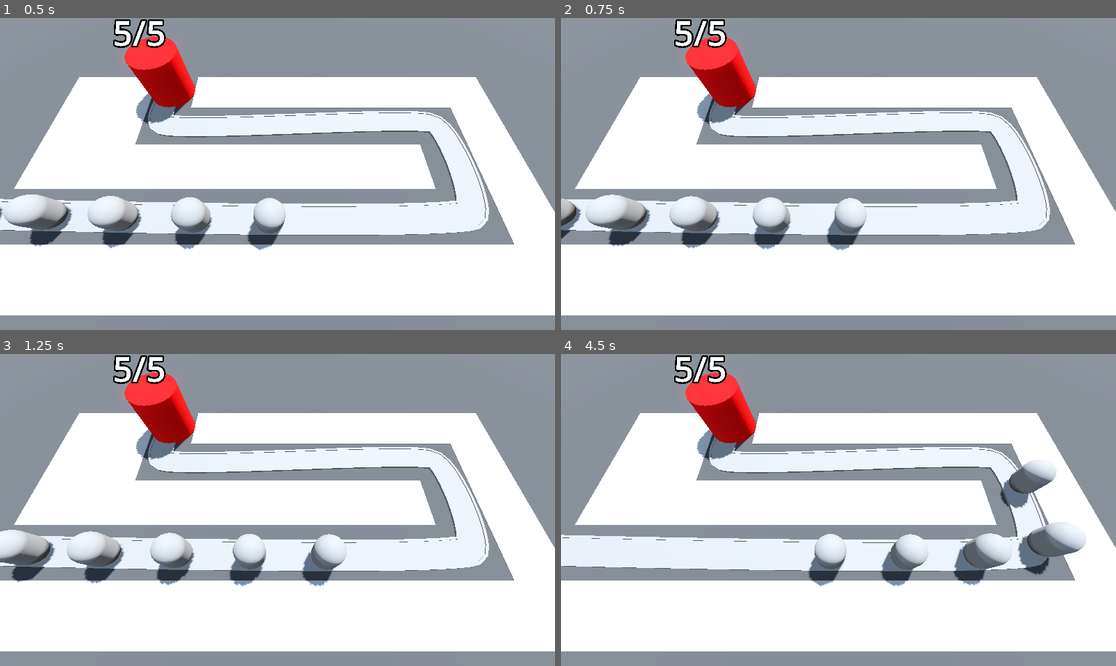
Above: before the commit, frames 1-4 (two rows, left to right).
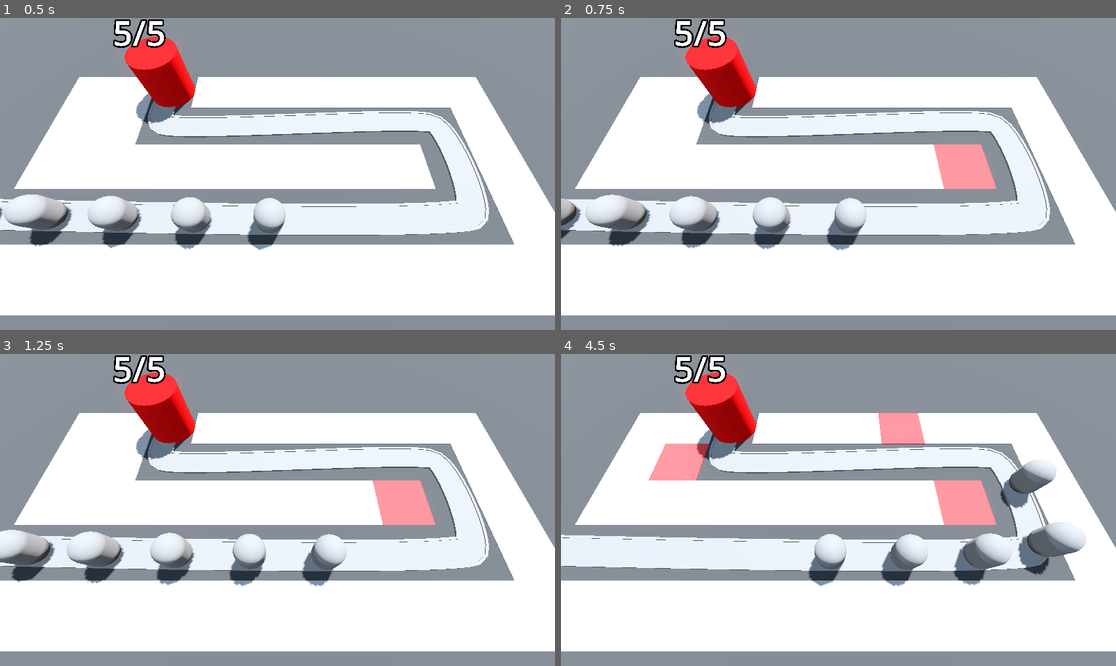
Above: after the commit, the same moments.

Repository: Declin-Anderson/Barbarian-Blaster
Game: Godot game, scene res://BaseLevel.tscn
Same seed, same stepped clock (60 frames per second), same inputs: the game is played once before the commit and once after it.
Inputs (mouse positions are in pixels of both pictures, inside the frame that each line leads up to):
- Up to frame 1 (0.5 s): no input
- Up to frame 2 (0.75 s): move the mouse to (960, 158) at 0.52 s; press the mouse at (960, 158) at 0.53 s
- Up to frame 3 (1.25 s): no input
- Up to frame 4 (4.5 s): move the mouse to (727, 525) at 1.27 s; release the mouse at (727, 525) at 1.28 s; click (727, 525) at 1.35 s; move the mouse to (894, 441) at 2.02 s; press the mouse at (894, 441) at 2.03 s; move the mouse to (810, 572) at 2.77 s; release the mouse at (810, 572) at 2.78 s; click (810, 572) at 2.85 s; move the mouse to (1005, 556) at 3.52 s; press the mouse at (1005, 556) at 3.53 s; move the mouse to (672, 463) at 4.27 s; release the mouse at (672, 463) at 4.28 s; click (672, 463) at 4.35 s

Frame 1 is identical in both runs. In frame 2, 1.3% of the frame differs, in the area x 67-79%, y 40-55%; in frame 3, 1.3%; in frame 4, 3.0%, in the area x 15-79%, y 18-55%.

Commit message:
Added a raycast object and started building turret

Diff:
--- a/BaseLevel.tscn
+++ b/BaseLevel.tscn
@@ -1,5 +1,6 @@
-[gd_scene load_steps=9 format=3 uid="uid://d1ah2nq55gt07"]
+[gd_scene load_steps=10 format=3 uid="uid://d1ah2nq55gt07"]
 
+[ext_resource type="PackedScene" uid="uid://cjfrpacbxtf7f" path="res://RayPickerCamera/ray_picker_camera.tscn" id="1_77rip"]
 [ext_resource type="MeshLibrary" uid="uid://lmj7mnxr1cr7" path="res://MeshLibraries/SpaceLibrary.tres" id="1_husv4"]
 [ext_resource type="PackedScene" uid="uid://bek4hhiux4fpr" path="res://Enemy/enemy.tscn" id="2_en7hd"]
 [ext_resource type="PackedScene" uid="uid://c5ao1oydtg25s" path="res://Base/base.tscn" id="3_d78lr"]
@@ -41,8 +42,8 @@
 size = Vector3(100, 2, 100)
 material = SubResource("StandardMaterial3D_we27x")
 
-[node name="Camera3D" type="Camera3D" parent="."]
-transform = Transform3D(1, 0, 0, 0, 0.422618, 0.906308, 0, -0.906308, 0.422618, 0, 14.5, 9.5)
+[node name="RayPickerCamera" parent="." node_paths=PackedStringArray("gridmap") instance=ExtResource("1_77rip")]
+gridmap = NodePath("../GridMap")
 
 [node name="GridMap" type="GridMap" parent="."]
 mesh_library = ExtResource("1_husv4")
@@ -108,7 +109,7 @@
 progress = 10.0
 
 [node name="Enemy4" parent="Path3D" instance=ExtResource("2_en7hd")]
-transform = Transform3D(-0.0234327, 0, -0.999725, 0, 1, 0, 0.999725, 0, -0.0234327, -17.8727, 0, 6.26007)
+transform = Transform3D(-0.0234326, 0, -0.999725, 0, 1, 0, 0.999725, 0, -0.0234326, -17.8727, 0, 6.26007)
 progress = 5.0
 
 [node name="Enemy5" parent="Path3D" instance=ExtResource("2_en7hd")]
--- /dev/null
+++ b/RayPickerCamera/ray_picker_camera.gd
@@ -0,0 +1,23 @@
+extends Camera3D
+
+@export var gridmap: GridMap
+
+@onready var ray_cast_3d: RayCast3D = $RayCast3D
+
+# Called every frame. 'delta' is the elapsed time since the previous frame.
+func _process(delta: float) -> void:
+	var mouse_position: Vector2 = get_viewport().get_mouse_position()
+	ray_cast_3d.target_position = project_local_ray_normal(mouse_position) * 100.0
+	ray_cast_3d.force_raycast_update()
+
+	if ray_cast_3d.is_colliding():
+		Input.set_default_cursor_shape(Input.CURSOR_POINTING_HAND)
+		var collider = ray_cast_3d.get_collider()
+		if collider is GridMap:
+			if Input.is_action_pressed("click"):
+				var collision_point = ray_cast_3d.get_collision_point()
+				var cell = gridmap.local_to_map(collision_point)
+				if gridmap.get_cell_item(cell) == 0:
+					gridmap.set_cell_item(cell, 1)
+	else:
+		Input.set_default_cursor_shape(Input.CURSOR_ARROW)
--- /dev/null
+++ b/RayPickerCamera/ray_picker_camera.tscn
@@ -0,0 +1,10 @@
+[gd_scene load_steps=2 format=3 uid="uid://cjfrpacbxtf7f"]
+
+[ext_resource type="Script" path="res://RayPickerCamera/ray_picker_camera.gd" id="1_cdlkw"]
+
+[node name="RayPickerCamera" type="Camera3D"]
+transform = Transform3D(1, 0, 0, 0, 0.422618, 0.906308, 0, -0.906308, 0.422618, 0, 14.5, 9.5)
+script = ExtResource("1_cdlkw")
+
+[node name="RayCast3D" type="RayCast3D" parent="."]
+target_position = Vector3(0, 0, -2)
--- /dev/null
+++ b/Turret/turret.tscn
@@ -0,0 +1,33 @@
+[gd_scene load_steps=5 format=3 uid="uid://w8mlpvc4752k"]
+
+[sub_resource type="CylinderMesh" id="CylinderMesh_suxuv"]
+height = 1.0
+
+[sub_resource type="CylinderMesh" id="CylinderMesh_2nbwp"]
+top_radius = 0.6
+bottom_radius = 0.6
+height = 0.6
+
+[sub_resource type="BoxMesh" id="BoxMesh_18qbt"]
+size = Vector3(0.8, 0.4, 0.4)
+
+[sub_resource type="BoxMesh" id="BoxMesh_2dvnl"]
+size = Vector3(0.4, 0.2, 0.48)
+
+[node name="Turret" type="Node3D"]
+
+[node name="TurretBase" type="MeshInstance3D" parent="."]
+transform = Transform3D(1, 0, 0, 0, 1, 0, 0, 0, 1, 0, 0.5, 0)
+mesh = SubResource("CylinderMesh_suxuv")
+
+[node name="TurretTop" type="MeshInstance3D" parent="TurretBase"]
+transform = Transform3D(1, 0, 0, 0, 1, 0, 0, 0, 1, 0, 0.3, 0)
+mesh = SubResource("CylinderMesh_2nbwp")
+
+[node name="Visor" type="MeshInstance3D" parent="TurretBase/TurretTop"]
+transform = Transform3D(1, 0, 0, 0, 1, 0, 0, 0, 1, 0, 0, 0.6)
+mesh = SubResource("BoxMesh_18qbt")
+
+[node name="Barrel" type="MeshInstance3D" parent="TurretBase/TurretTop/Visor"]
+transform = Transform3D(1, 0, 0, 0, 1, 0, 0, 0, 1, 0, 0, 0.3)
+mesh = SubResource("BoxMesh_2dvnl")
--- /dev/null
+++ b/TurretManager.gd
@@ -0,0 +1,11 @@
+extends Node3D
+
+
+# Called when the node enters the scene tree for the first time.
+func _ready() -> void:
+	pass # Replace with function body.
+
+
+# Called every frame. 'delta' is the elapsed time since the previous frame.
+func _process(delta: float) -> void:
+	pass
--- a/project.godot
+++ b/project.godot
@@ -14,3 +14,11 @@
 run/main_scene="res://BaseLevel.tscn"
 config/features=PackedStringArray("4.1", "Forward Plus")
 config/icon="res://icon.svg"
+
+[input]
+
+click={
+"deadzone": 0.5,
+"events": [Object(InputEventMouseButton,"resource_local_to_scene":false,"resource_name":"","device":-1,"window_id":0,"alt_pressed":false,"shift_pressed":false,"ctrl_pressed":false,"meta_pressed":false,"button_mask":0,"position":Vector2(0, 0),"global_position":Vector2(0, 0),"factor":1.0,"button_index":1,"canceled":false,"pressed":false,"double_click":false,"script":null)
+]
+}
Not shown: 4 places in MeshLibraries/SpaceLibrary.tres that only renumber resources
